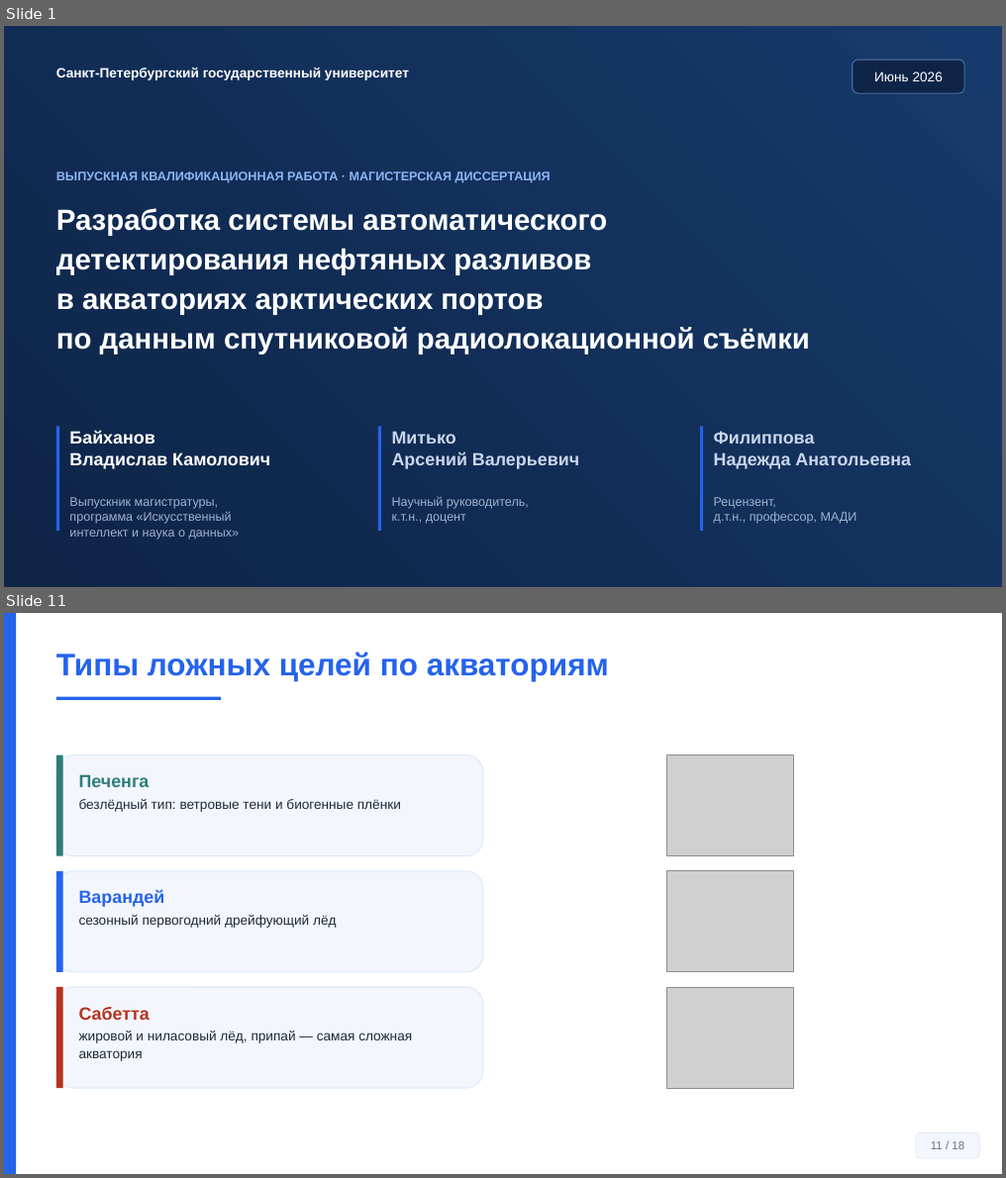
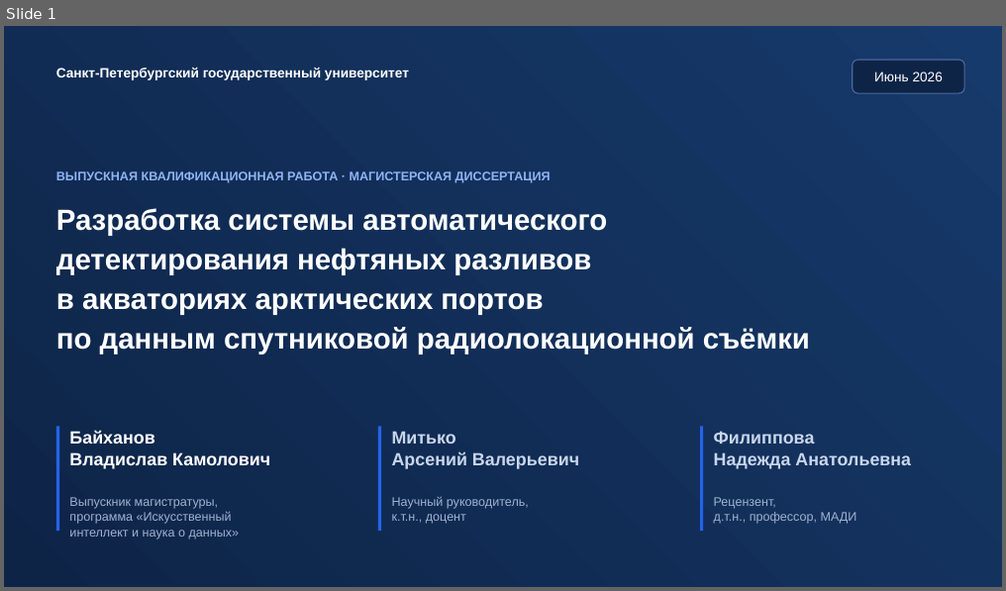
Before and after one commit to Confucius-hub/spbu_db_hw, a slide deck: thesis/vkr_final/Презентация_Финал_Байханов_2026.pptx. Shown one above the other, each under a label of ours: slides 1 and 11 before the commit, slide 1 after it; the slides between them are not shown. The pictures are 1006x1178 and 1006x591 pixels, drawn with LibreOffice and Linux fonts; fonts in the diff are those of the drawing; grey boxes stand for pictures. Boxes give left, top, right and bottom in pixels: in the first picture for what was removed or moved away, otherwise in the second. Text is boxed around its words. In the diff, an @@ line names an element or a change of style, - is before the commit and + after.

```diff
--- a/thesis/vkr_final/Презентация_Финал_Байханов_2026.pptx
+++ b/thesis/vkr_final/Презентация_Финал_Байханов_2026.pptx
@@ slide 11 removed at <box>4,613,1002,1174</box>, background #FFFFFF @@
@@ rectangle removed at <box>4,613,16,1174</box> @@
@@ text removed at <box>56,652,609,681</box> @@
-Типы ложных целей по акваториям
@@ rectangle removed at <box>56,697,221,700</box> @@
@@ rounded rectangle removed at <box>56,756,483,857</box> @@
@@ rectangle removed at <box>56,756,63,857</box> @@
@@ picture removed at <box>667,756,794,857</box> @@
@@ text removed at <box>79,774,401,812</box> @@
-Печенга
-безлёдный тип: ветровые тени и биогенные плёнки
@@ rounded rectangle removed at <box>56,871,483,972</box> @@
@@ rectangle removed at <box>56,871,63,972</box> @@
@@ picture removed at <box>667,871,794,972</box> @@
@@ text removed at <box>79,890,336,928</box> @@
-Варандей
-сезонный первогодний дрейфующий лёд
@@ rounded rectangle removed at <box>56,987,483,1088</box> @@
@@ rectangle removed at <box>56,987,63,1088</box> @@
@@ picture removed at <box>667,987,794,1088</box> @@
@@ text removed at <box>79,1007,412,1061</box> @@
-Сабетта
-жировой и ниласовый лёд, припай — самая сложная акватория
@@ rounded rectangle removed at <box>916,1134,979,1158</box> @@
-11 / 18
```
Also in this commit, not shown: 16 slides changed, 3 slides added, 5 other files.
